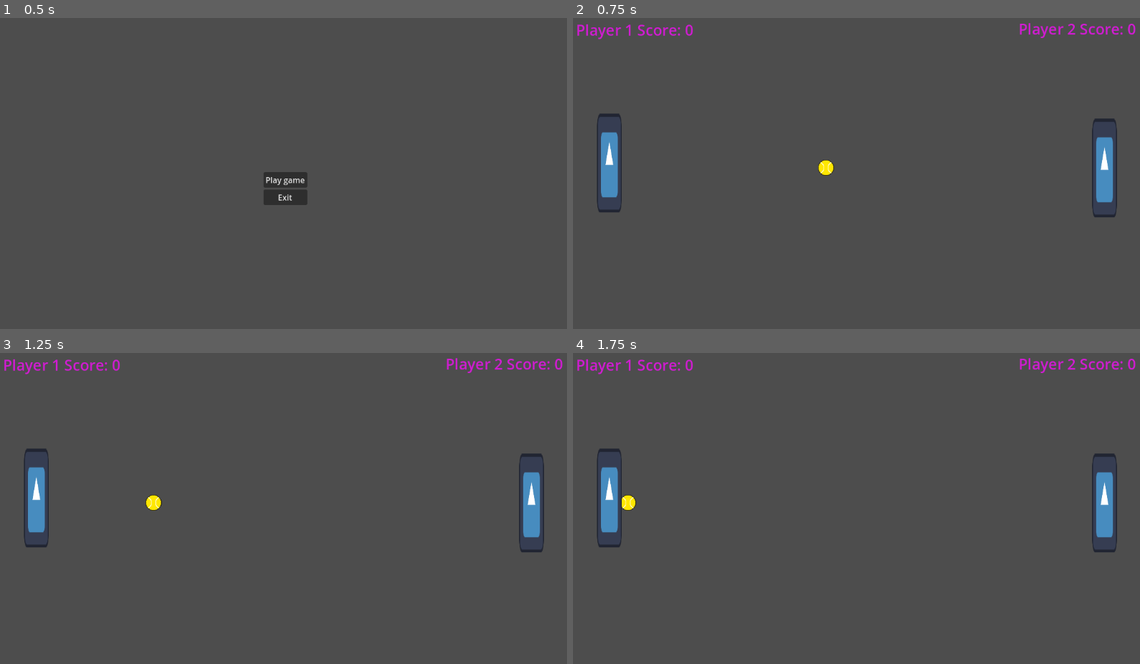
Above: before the commit, frames 1-4 (two rows, left to right).
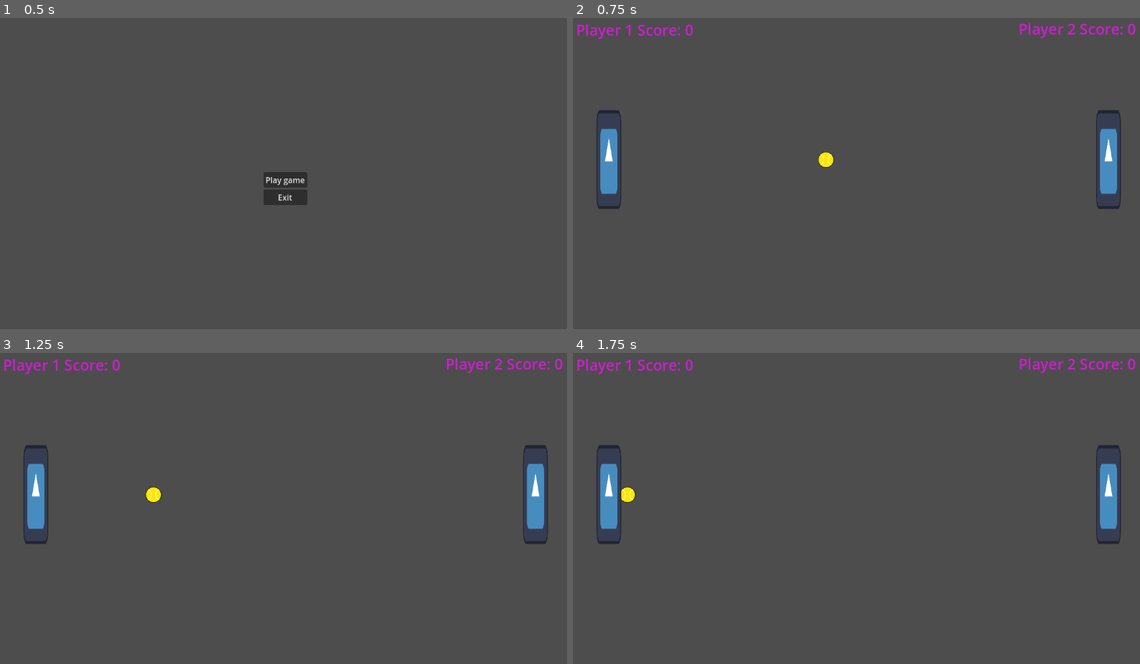
Above: after the commit, the same moments.

Repository: Ejhilton/ping_pong_godot
Game: Godot game, scene res://scenes/main_menu.tscn
Same seed, same stepped clock (60 frames per second), same inputs: the game is played once before the commit and once after it. The engine's default icon, where the game draws it, is replaced by a stand-in: a white triangle on a blue panel in a dark square.
Inputs:
- Up to frame 1 (0.5 s): no input
- Up to frame 2 (0.75 s): click "Play game" at 0.5 s
- Up to frame 3 (1.25 s): no input
- Up to frame 4 (1.75 s): no input

Frame 1 is identical in both runs. In frame 2, 1.4% of the frame differs, in the area x 4-97%, y 29-65%; in frame 3, 1.4%; in frame 4, 1.4%.

Commit message:
Changed deathzone to reset player and ball rather than whole scene

Diff:
--- a/scenes/main_game.tscn
+++ b/scenes/main_game.tscn
@@ -27,6 +27,7 @@
 text = "Player 2:  0"
 
 [node name="ball" parent="." instance=ExtResource("3_3833o")]
+unique_name_in_owner = true
 position = Vector2(580, 316)
 gravity_scale = 0.0
 
@@ -45,6 +46,7 @@
 position = Vector2(76, 307)
 
 [node name="player2" parent="players" instance=ExtResource("5_jm74v")]
+unique_name_in_owner = true
 position = Vector2(1072, 317)
 playerID = 2
 
--- a/scripts/ball.gd
+++ b/scripts/ball.gd
@@ -6,6 +6,7 @@
 
 # Called when the node enters the scene tree for the first time.
 func _ready():
+	position = global_settings.ball_start_position
 	linear_velocity += startForce
 
 # Called every frame. 'delta' is the elapsed time since the previous frame.
--- a/scripts/game_manager.gd
+++ b/scripts/game_manager.gd
@@ -2,6 +2,10 @@
 
 @onready var score_label = $ScoreLabel
 @onready var score_label_2 = $ScoreLabel2
+@onready var player_1 = %player1
+@onready var player_2 = %player2
+@onready var ball = %ball
+
 
 func _ready():
 	score_label.text = "Player 1 Score: " + str(global_settings.p1_score)
@@ -14,3 +18,9 @@
 	else:
 		global_settings.p2_score += 1
 		score_label_2.text = "Player 2 Score: " + str(global_settings.p2_score)
+
+
+func reset():
+	player_1.position = global_settings.p1_start_position
+	player_2.position = global_settings.p2_start_position
+	ball.position = global_settings.ball_start_position
--- a/scripts/global_settings.gd
+++ b/scripts/global_settings.gd
@@ -2,3 +2,6 @@
 
 var p1_score = 0
 var p2_score = 0
+var p1_start_position = Vector2(75, 300)
+var p2_start_position = Vector2(1080, 300)
+var ball_start_position = Vector2(580,300)
--- a/scripts/player.gd
+++ b/scripts/player.gd
@@ -4,7 +4,10 @@
 @export var playerID = 1
 # Called when the node enters the scene tree for the first time.
 func _ready():
-	pass # Replace with function body.
+	if playerID == 1:
+		position = global_settings.p1_start_position
+	else:
+		position = global_settings.p2_start_position
 
 
 # Called every frame. 'delta' is the elapsed time since the previous frame.
--- a/scripts/point_zone.gd
+++ b/scripts/point_zone.gd
@@ -1,9 +1,11 @@
 extends Area2D
 
 @onready var player_1 = %player1
+@onready var player_2 = %player2
+
 @onready var timer = $Timer
 @onready var game_manager = %GameManager
-
+var new_game = preload("res://scenes/main_game.tscn")
 
 func _on_body_entered(body):
 	if position.x > 0:
@@ -15,4 +17,4 @@
 
 
 func _on_timer_timeout():
-	get_tree().reload_current_scene()
+	game_manager.reset()
